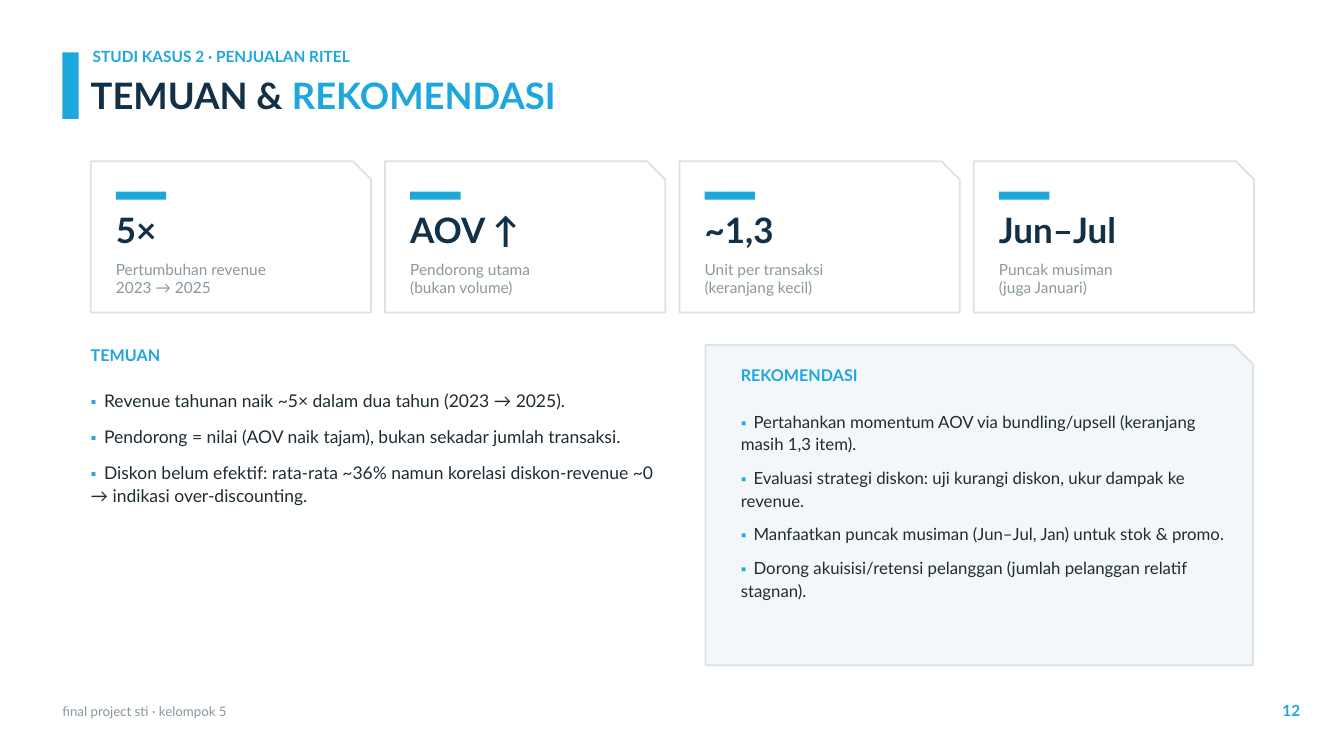
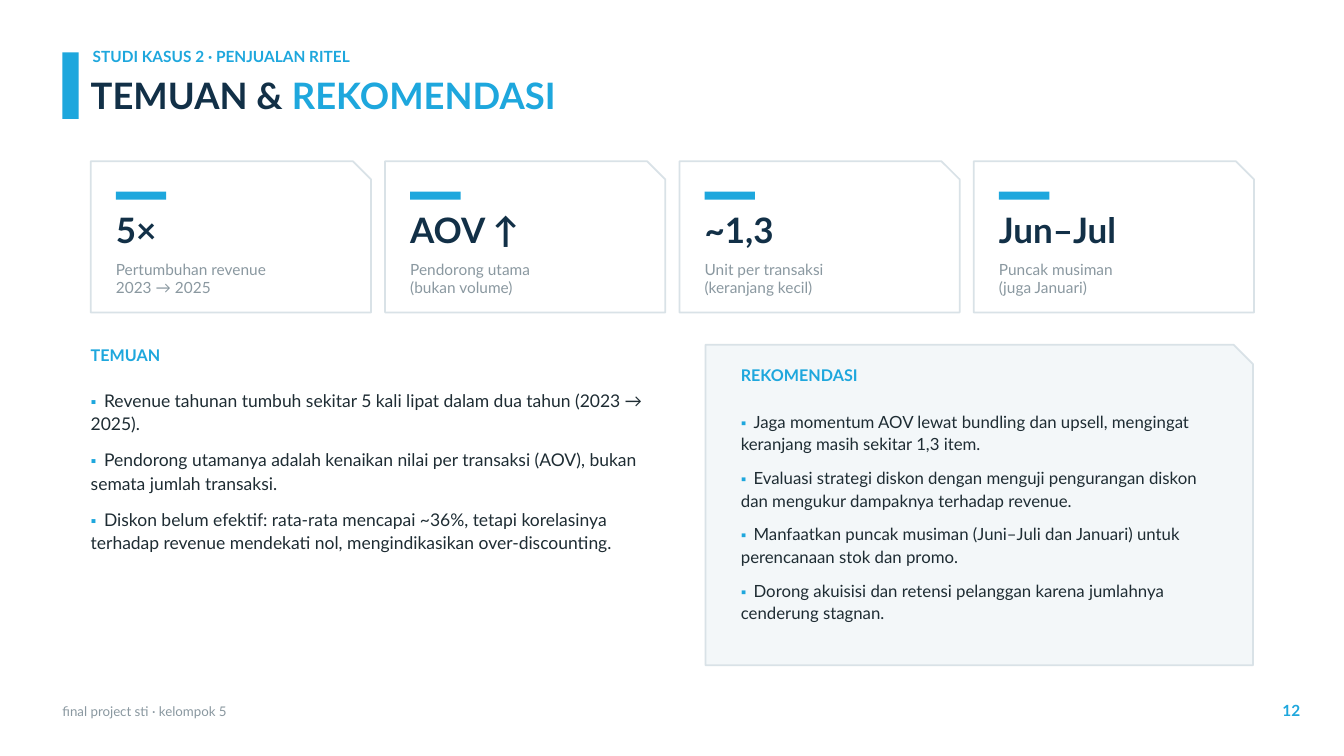
Before and after one commit to sianida26/sti-final-project-kel5, a slide deck: slide 12 of Final-Project-STI-Kel5-Presentation.pptx. Drawn at 1344x756 pixels with LibreOffice and Linux fonts; fonts in the diff are those of the drawing; background and template pictures are left out. Boxes give left, top, right and bottom in pixels: in the first picture for what was removed or moved away, otherwise in the second. Text is boxed around its words. In the diff, an @@ line names an element or a change of style, - is before the commit and + after.

```diff
--- a/Final-Project-STI-Kel5-Presentation.pptx
+++ b/Final-Project-STI-Kel5-Presentation.pptx
@@ text at [91,393,637,552]: text changed @@
-▪ Revenue tahunan naik ~5× dalam dua tahun (2023 → 2025).
-▪ Pendorong = nilai (AOV naik tajam), bukan sekadar jumlah transaksi.
-▪ Diskon belum efektif: rata-rata ~36% namun korelasi diskon-revenue ~0 → indikasi over-discounting.
+▪ Revenue tahunan tumbuh sekitar 5 kali lipat dalam dua tahun (2023 → 2025).
+▪ Pendorong utamanya adalah kenaikan nilai per transaksi (AOV), bukan semata jumlah transaksi.
+▪ Diskon belum efektif: rata-rata mencapai ~36%, tetapi korelasinya terhadap revenue mendekati nol, mengindikasikan over-discounting.
@@ text at [741,415,1197,622]: text changed @@
-▪ Pertahankan momentum AOV via bundling/upsell (keranjang masih 1,3 item).
-▪ Evaluasi strategi diskon: uji kurangi diskon, ukur dampak ke revenue.
-▪ Manfaatkan puncak musiman (Jun–Jul, Jan) untuk stok & promo.
-▪ Dorong akuisisi/retensi pelanggan (jumlah pelanggan relatif stagnan).
+▪ Jaga momentum AOV lewat bundling dan upsell, mengingat keranjang masih sekitar 1,3 item.
+▪ Evaluasi strategi diskon dengan menguji pengurangan diskon dan mengukur dampaknya terhadap revenue.
+▪ Manfaatkan puncak musiman (Juni–Juli dan Januari) untuk perencanaan stok dan promo.
+▪ Dorong akuisisi dan retensi pelanggan karena jumlahnya cenderung stagnan.
```
Also in this commit, not shown: 12 other slides changed, 3 other files.
